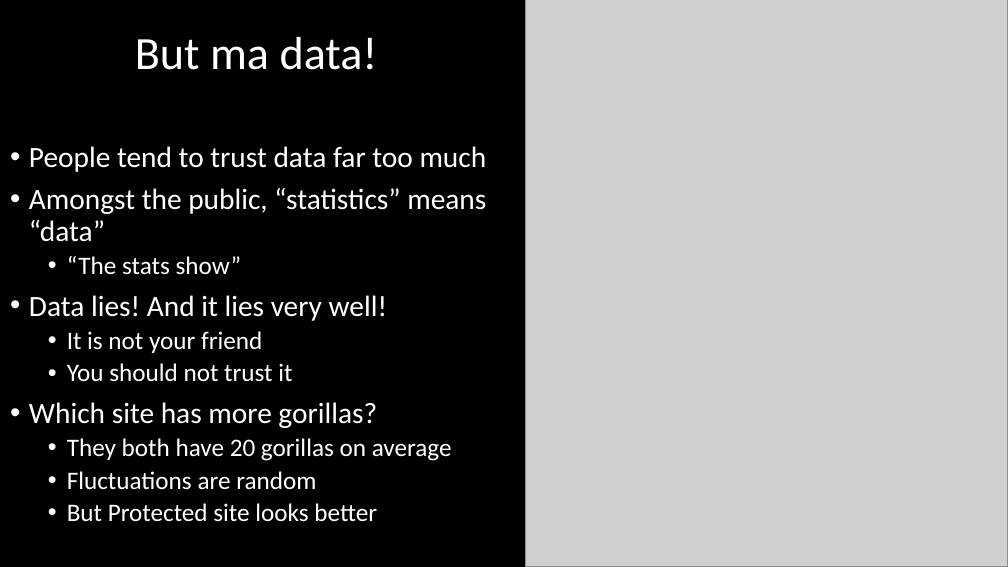
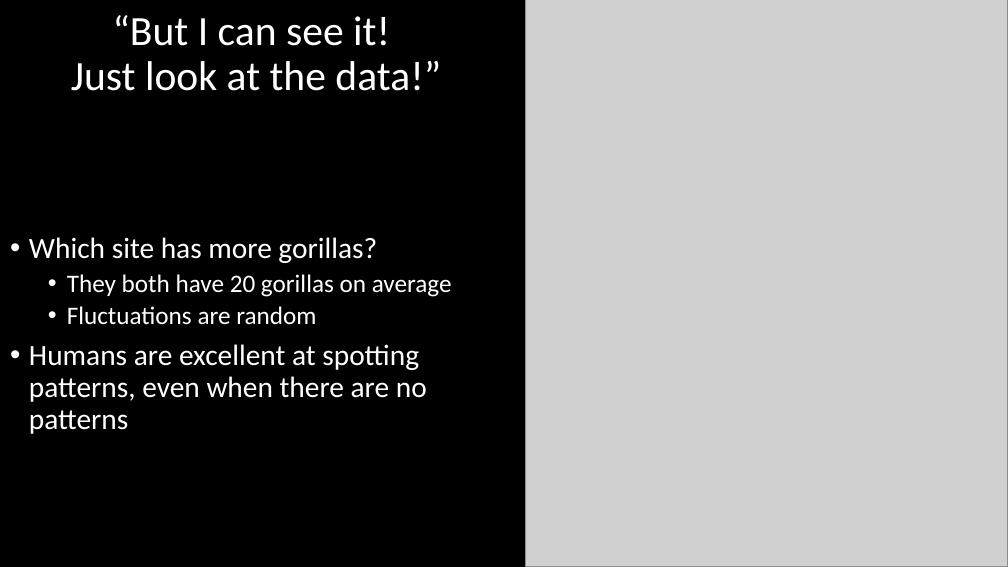
Before and after one commit to DeonRoos/stats-for-biologists, a slide deck: slide 7 of Lecture 1 - stats philosophy/Slides/Welcome - Lecture 1.pptx (slide 8 before the commit). Drawn at 1008x567 pixels with LibreOffice and Linux fonts; fonts in the diff are those of the drawing; grey boxes stand for pictures. Boxes give left, top, right and bottom in pixels: in the first picture for what was removed or moved away, otherwise in the second. Text is boxed around its words. In the diff, an @@ line names an element or a change of style, - is before the commit and + after.

```diff
--- a/Lecture 1 - stats philosophy/Slides/Welcome - Lecture 1.pptx
+++ b/Lecture 1 - stats philosophy/Slides/Welcome - Lecture 1.pptx
@@ title at [71, 15, 441, 91]: text changed; size 33 to 29.7 pt @@
-But ma data!
+“But I can see it!
+Just look at the data!”
@@ text at [29, 146, 487, 382]: paragraphs removed @@
-• People tend to trust data far too much
-• Amongst the public, “statistics” means “data”
-  • “The stats show”
-• Data lies! And it lies very well!
-  • It is not your friend
-  • You should not trust it
@@ text at [29, 344, 427, 434]: text changed; size 18 to 21 pt @@
-  • But Protected site looks better
+• Humans are excellent at spotting patterns, even when there are no patterns
```
Also in this commit, not shown: 2 other slides changed, 6 slides added, 1 slide removed, 9 other files.
